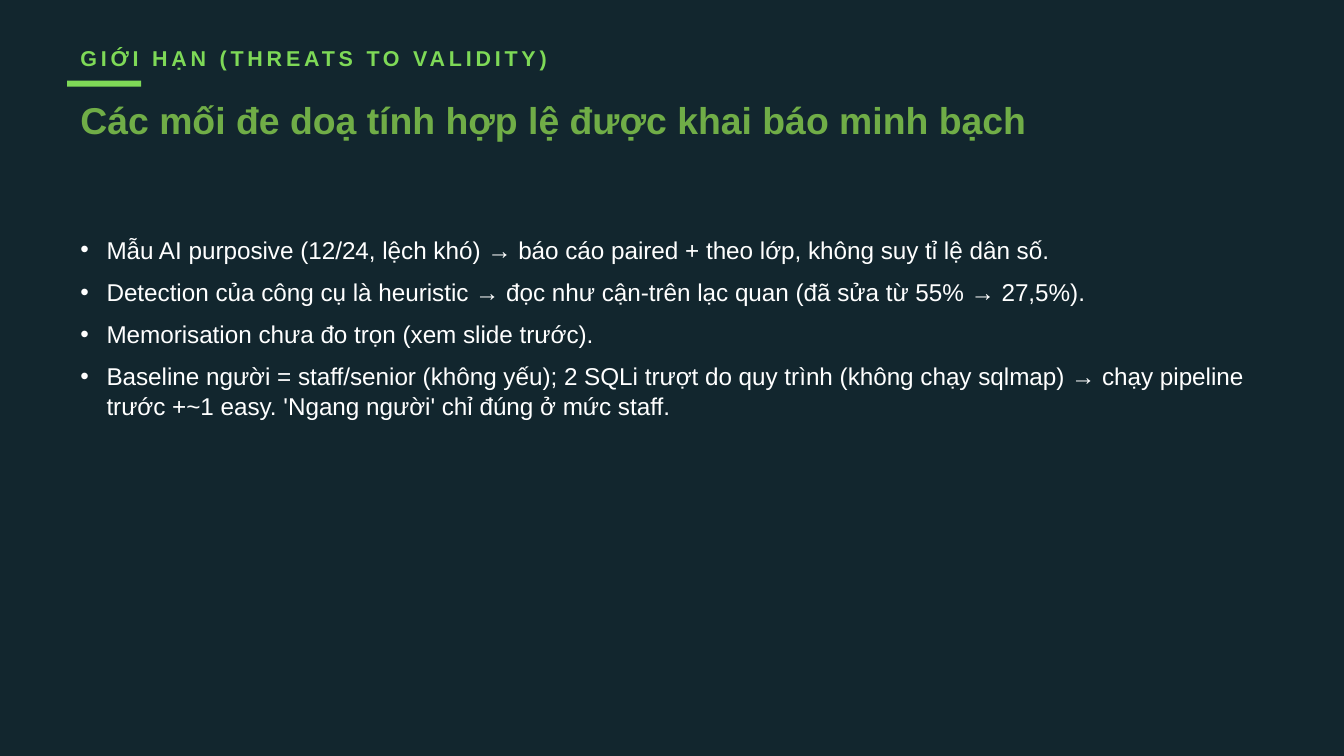
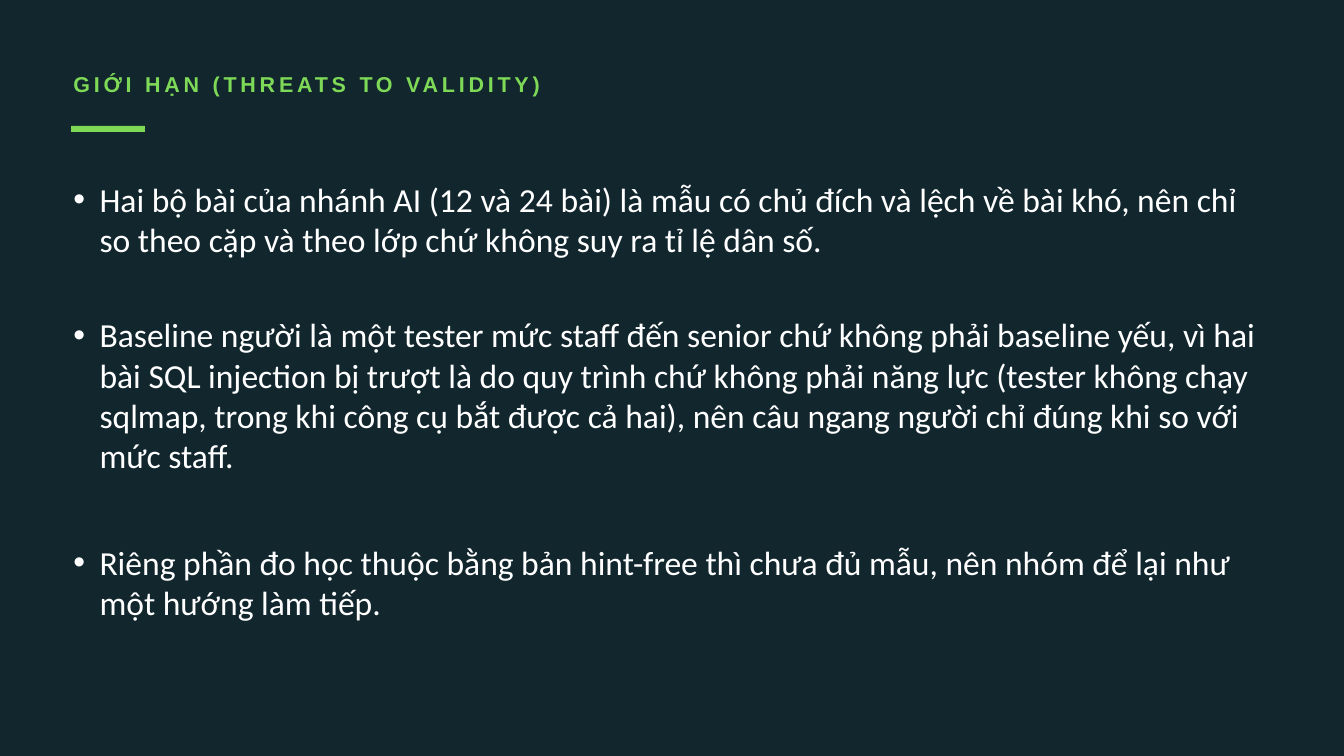
Before and after one commit to VuNguyenBinh/KLTN-FA26, a slide deck: slide 20 of Slide/KTLN_slide.pptx (slide 19 before the commit). Drawn at 1344x756 pixels with LibreOffice and Linux fonts; fonts in the diff are those of the drawing. Boxes give left, top, right and bottom in pixels: in the first picture for what was removed or moved away, otherwise in the second. Text is boxed around its words. In the diff, an @@ line names an element or a change of style, - is before the commit and + after.

```diff
--- a/Slide/KTLN_slide.pptx
+++ b/Slide/KTLN_slide.pptx
@@ text "GIỚI HẠN (THREATS TO VALIDITY)": place and size @@
-text "GIỚI HẠN (THREATS TO VALIDITY)" at <box>67,38,1277,78</box>
+text "GIỚI HẠN (THREATS TO VALIDITY)" at <box>60,63,1270,103</box>
@@ text removed at <box>80,105,1026,142</box> @@
-Các mối đe doạ tính hợp lệ được khai báo minh bạch
@@ rectangle: place and size @@
-rectangle at <box>67,81,141,86</box>
+rectangle at <box>71,126,145,132</box>
@@ text at <box>100,184,1254,621</box>: text changed; size 13 to 18 pt; font Arial to Calibri @@
-• Mẫu AI purposive (12/24, lệch khó) → báo cáo paired + theo lớp, không suy tỉ lệ dân số.
-• Detection của công cụ là heuristic → đọc như cận-trên lạc quan (đã sửa từ 55% → 27,5%).
-• Memorisation chưa đo trọn (xem slide trước).
-• Baseline người = staff/senior (không yếu); 2 SQLi trượt do quy trình (không chạy sqlmap) → chạy pipeline trước +~1 easy. 'Ngang người' chỉ đúng ở mức staff.
+• Hai bộ bài của nhánh AI (12 và 24 bài) là mẫu có chủ đích và lệch về bài khó, nên chỉ so theo cặp và theo lớp chứ không suy ra tỉ lệ dân số.
+• Baseline người là một tester mức staff đến senior chứ không phải baseline yếu, vì hai bài SQL injection bị trượt là do quy trình chứ không phải năng lực (tester không chạy sqlmap, trong khi công cụ bắt được cả hai), nên câu ngang người chỉ đúng khi so với mức staff.
+• Riêng phần đo học thuộc bằng bản hint-free thì chưa đủ mẫu, nên nhóm để lại như một hướng làm tiếp.
```
Also in this commit, not shown: 15 other slides changed, 1 slide added.
